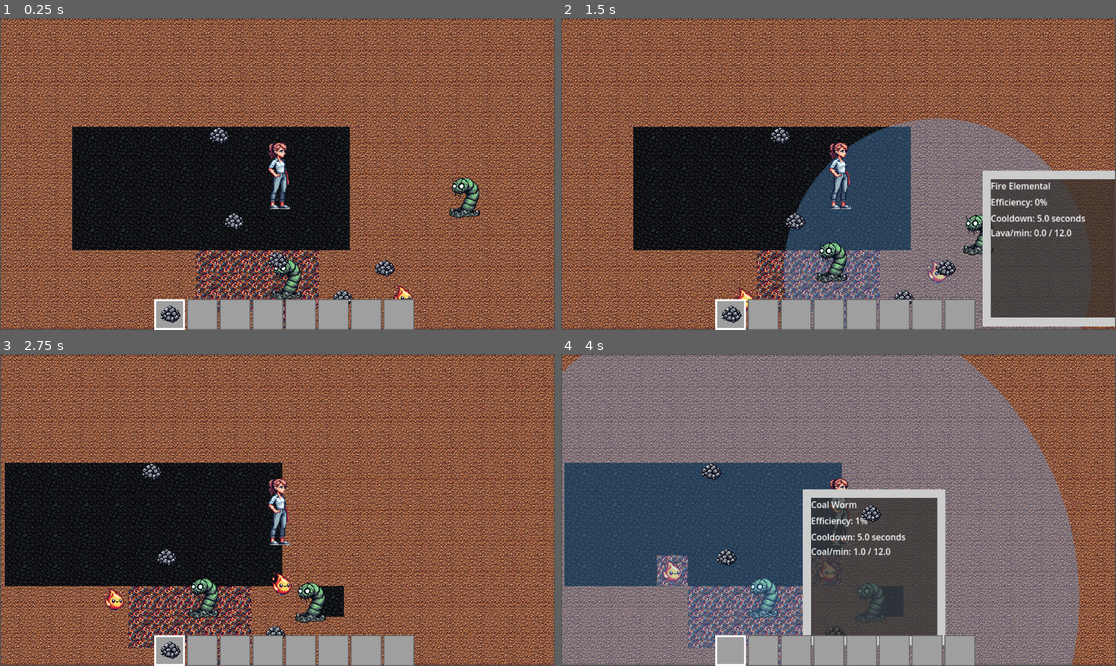
Above: before the commit, frames 1-4 (two rows, left to right).
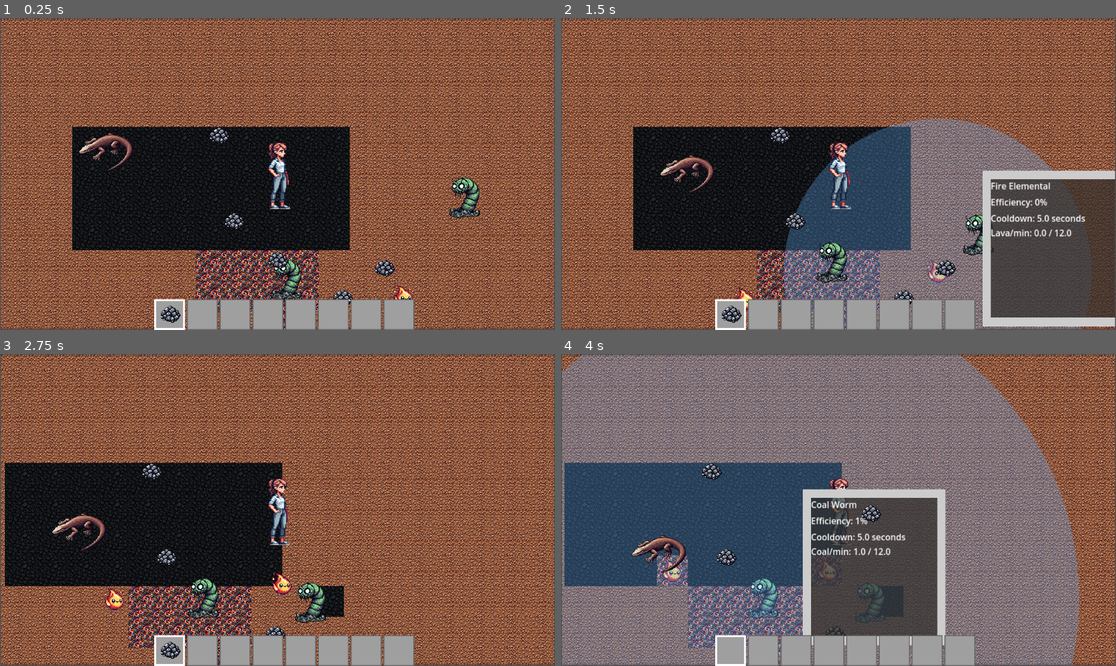
Above: after the commit, the same moments.

Repository: aaronjmcd2/ecomonster-project
Game: Godot game, scene res://scenes/Main.tscn
The game is run twice, just before and just after one commit, with the same random seed, the same clock (stepped at 60 frames per second) and the same inputs.
Inputs (mouse positions are in pixels of both pictures, inside the frame that each line leads up to):
- Up to frame 1 (0.25 s): no input
- Up to frame 2 (1.5 s): drag from (744, 329) to (794, 220) at 0.52 s; drag from (943, 276) to (794, 220) at 1.27 s
- Up to frame 3 (2.75 s): move the mouse to (399, 584) at 2.02 s; hold Right (ui_right) from 2.03 s (still down); hold Ctrl from 2.03 s (still down); click (399, 584) at 2.17 s
- Up to frame 4 (4 s): release Right (ui_right) at 2.75 s; release Ctrl at 2.75 s; drag from (760, 597) to (672, 463) at 2.77 s; drag from (733, 650) to (866, 510) at 3.52 s

The runs differ from the first frame. In frame 1, 0.4% of the frame differs, in the area x 14-24%, y 36-49%; in frame 2, 0.4%; in frame 3, 0.4%; in frame 4, 0.5%, in the area x 12-23%, y 58-71%.

Commit message:
Dragon script is now refactored and under 150 lines

Diff:
--- a/scenes/Main.tscn
+++ b/scenes/Main.tscn
@@ -1,10 +1,11 @@
-[gd_scene load_steps=9 format=4 uid="uid://bvvp1cd0hjp72"]
+[gd_scene load_steps=10 format=4 uid="uid://bvvp1cd0hjp72"]
 
 [ext_resource type="TileSet" uid="uid://bsx88c66ucj8x" path="res://tiles/TileSet.tres" id="1_elqb8"]
 [ext_resource type="Script" uid="uid://cssu0grclxow7" path="res://scripts/Main.gd" id="1_q8u5g"]
 [ext_resource type="PackedScene" uid="uid://bweokypfxckvu" path="res://scenes/Player.tscn" id="2_rvslj"]
 [ext_resource type="PackedScene" uid="uid://d34k3bh2ptavc" path="res://scenes/IronOreDrop.tscn" id="3_rarhs"]
 [ext_resource type="PackedScene" uid="uid://diaywsr5x8gc8" path="res://scenes/CoalWorm.tscn" id="4_vcsgt"]
+[ext_resource type="PackedScene" uid="uid://b7he5tq8l7t7i" path="res://scenes/Dragon.tscn" id="6_c01mt"]
 [ext_resource type="PackedScene" uid="uid://ccfcrl5wxjvor" path="res://scenes/MonsterInfoPopup.tscn" id="7_nxtc6"]
 [ext_resource type="PackedScene" uid="uid://dmu5gj4pq8apf" path="res://scenes/FireElemental.tscn" id="9_lhr70"]
 [ext_resource type="PackedScene" uid="uid://dskqqlloghbas" path="res://scenes/UI/InventoryUI.tscn" id="9_q8u5g"]
@@ -31,6 +32,9 @@
 [node name="CoalWorm2" parent="TileMap" instance=ExtResource("4_vcsgt")]
 position = Vector2(-355, 143)
 
+[node name="Dragon" parent="TileMap" instance=ExtResource("6_c01mt")]
+position = Vector2(-771, -153)
+
 [node name="Player" parent="." instance=ExtResource("2_rvslj")]
 z_index = 10
 position = Vector2(-406, -94)
--- a/scripts/FireElemental.gd
+++ b/scripts/FireElemental.gd
@@ -4,6 +4,8 @@
 
 extends CharacterBody2D
 
+@onready var EfficiencyTracker := preload("res://scripts/MonsterHelperScripts/EfficiencyTracker.gd").new()
+@onready var lava_stat := preload("res://scripts/MonsterHelperScripts/RollingStatTracker.gd").new()
 @onready var search_display := $SearchRadiusDisplay
 
 @export var search_radius := 10
@@ -14,17 +16,16 @@
 var is_busy := false
 var cooldown_timer := 0.0
 var wander_target: Vector2 = Vector2.ZERO
+const EFFICIENCY_RATE := 100.0 / (5 * 60.0)
 var efficiency_score: float = 0.0
-var lava_log := []
-const LAVA_LOG_SIZE := 60  # 60 seconds
-var lava_this_second: int = 0
-var lava_timer: float = 0.0
-const EFFICIENCY_RATE := 100.0 / (5 * 60.0)
+var lava_tick_timer: float = 0.0
 
 func _ready():
 	# Configure collision layers and search display
 	collision_layer = 2
 	collision_mask = 1
+
+	add_child(lava_stat)
 
 	if search_display:
 		search_display.set_radius(search_radius * 32)
@@ -49,15 +50,15 @@
 
 	efficiency_score = clamp(efficiency_score, 0.0, 100.0)
 
-	# Lava/min tracking (rolling 60s average)
-	lava_timer += delta
-	if lava_timer >= 1.0:
-		lava_log.append(lava_this_second)
-		if lava_log.size() > LAVA_LOG_SIZE:
-			lava_log.pop_front()
+	# Efficiency tracking
+	efficiency_score = EfficiencyTracker.update(delta, was_efficient, efficiency_score, EFFICIENCY_RATE)
 
-		lava_this_second = 0
-		lava_timer = 0.0
+	# Lava/min rolling stat tracker
+	lava_tick_timer += delta
+	if lava_tick_timer >= 1.0:
+		lava_stat.tick()
+		lava_tick_timer = 0.0
+
 
 
 func _handle_cooldown(delta: float) -> void:
@@ -98,7 +99,7 @@
 		cooldown_timer = conversion_cooldown
 
 func _convert_coal_to_lava() -> void:
-	lava_this_second += 1
+	lava_stat.add(1)
 	# Calls ConversionModule to replace coal with lava
 	ConversionModule.replace_tile(target_position, 0, 2)  # 0 = Coal, 2 = Lava
 
@@ -117,10 +118,7 @@
 		MonsterInfo.show_info(info, event.position)
 
 func get_live_stats() -> Dictionary:
-	var total = 0
-	for amount in lava_log:
-		total += amount
-	var average_lava_per_min = float(total)
+	var average_lava_per_min = lava_stat.get_average()
 	var max_lava_per_min = 60.0 / conversion_cooldown
 
 	return {
